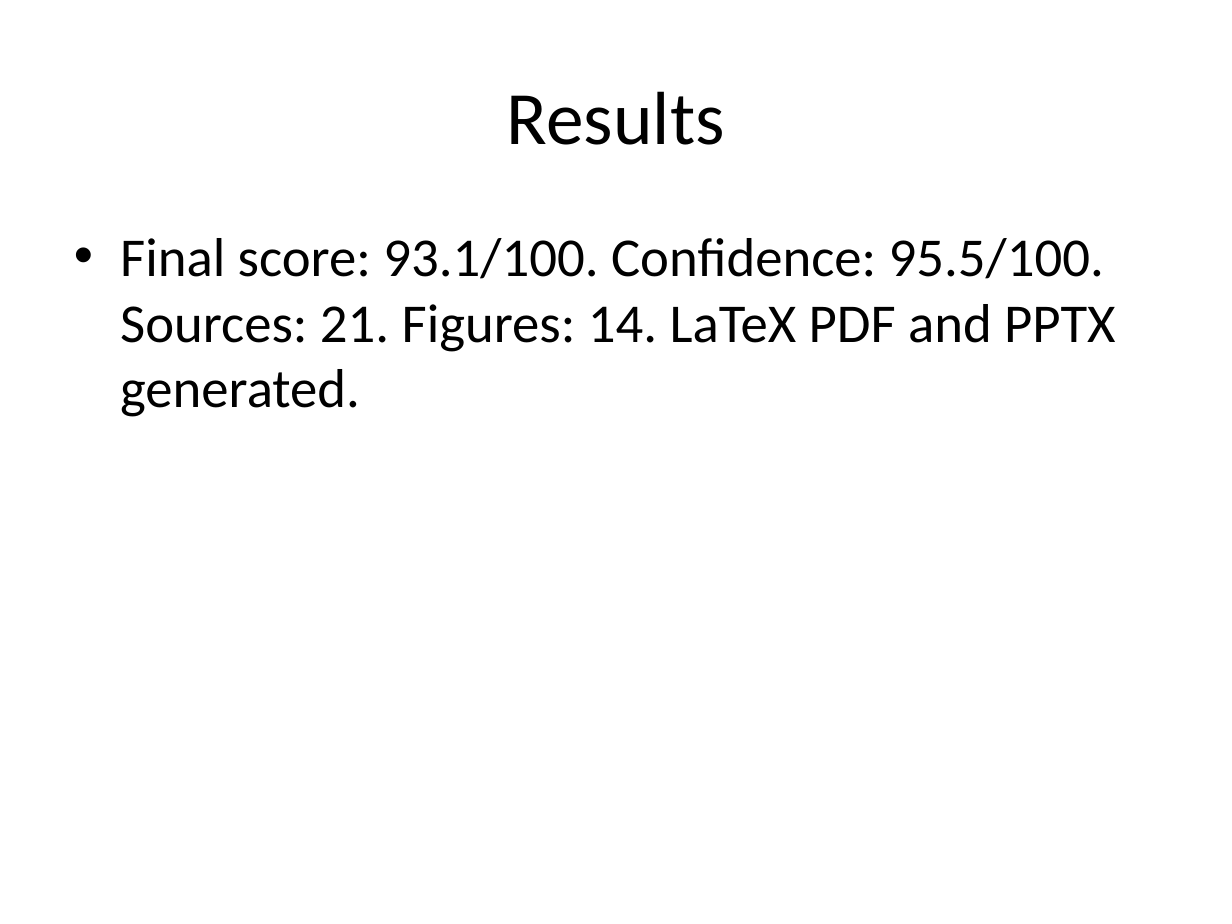
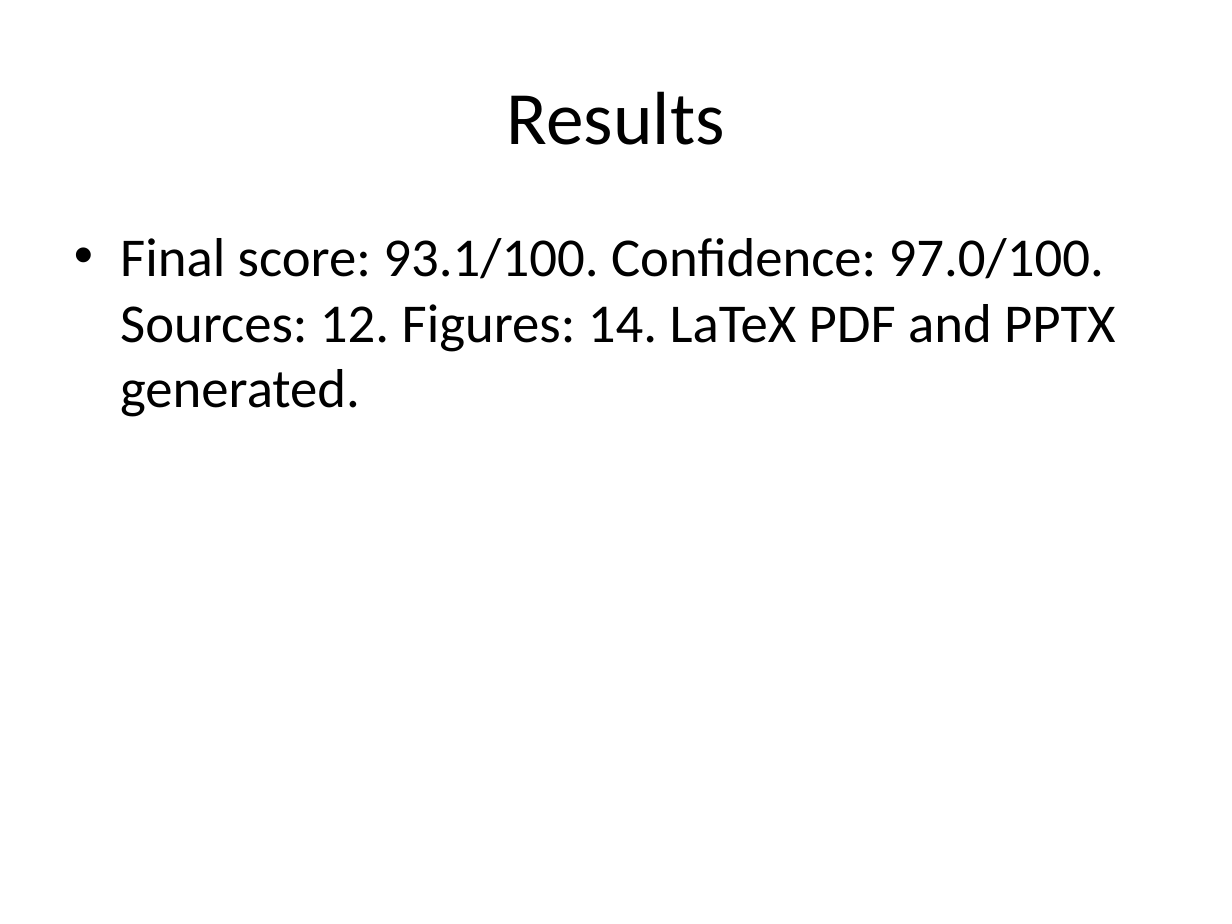
Before and after one commit to MohammadSharafi/agentic-research-decision-platform, a slide deck: slide 15 of presentation/final_presentation.pptx. Drawn at 1232x924 pixels with LibreOffice and Linux fonts; fonts in the diff are those of the drawing. Boxes give left, top, right and bottom in pixels: in the first picture for what was removed or moved away, otherwise in the second. Text is boxed around its words. In the diff, an @@ line names an element or a change of style, - is before the commit and + after.

```diff
--- a/presentation/final_presentation.pptx
+++ b/presentation/final_presentation.pptx
@@ text at [120, 238, 1115, 417]: text changed @@
-• Final score: 93.1/100. Confidence: 95.5/100. Sources: 21. Figures: 14. LaTeX PDF and PPTX generated.
+• Final score: 93.1/100. Confidence: 97.0/100. Sources: 12. Figures: 14. LaTeX PDF and PPTX generated.
```
Also in this commit, not shown: 21 other files.
